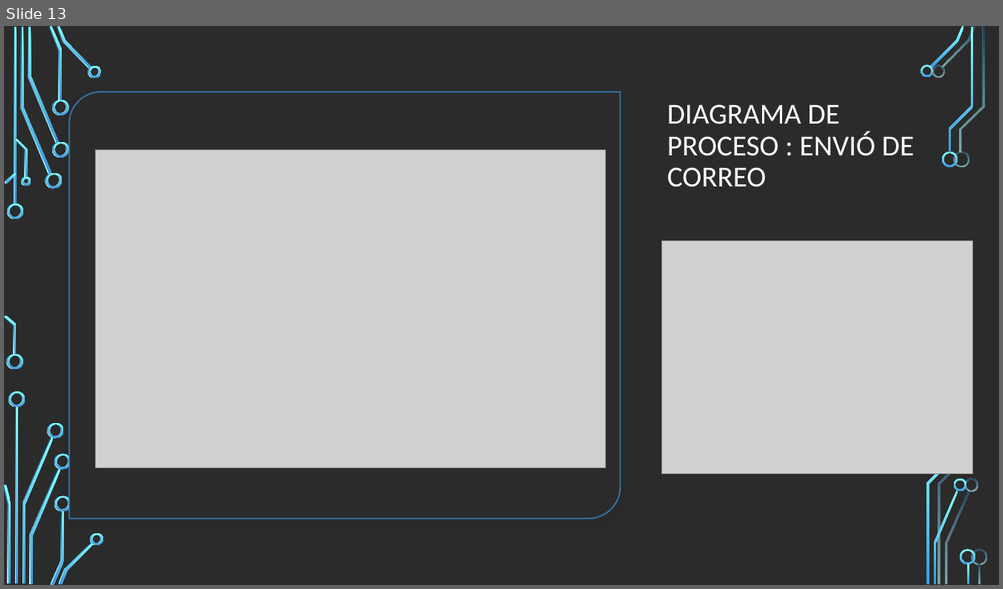
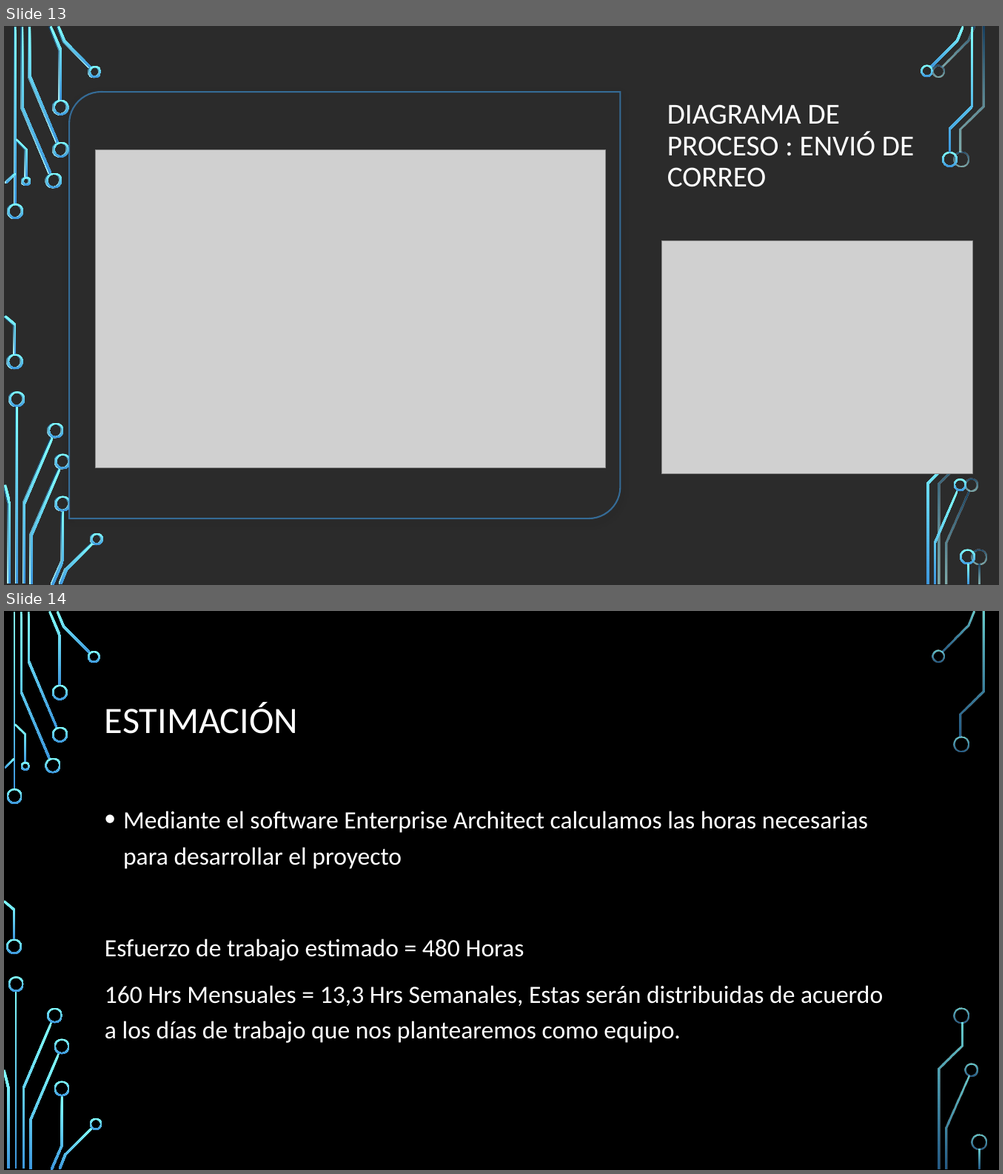
Before and after one commit to Adescafu/INFO264_Proyecto, a slide deck: presentacion.pptx. Shown one above the other, each under a label of ours: slide 13 before the commit, slides 13 and 14 after it. The pictures are 1003x589 and 1003x1174 pixels, drawn with LibreOffice and Linux fonts; fonts in the diff are those of the drawing; grey boxes stand for pictures; background and template pictures are left out; a plain dark background stands for a picture behind light text. Boxes give left, top, right and bottom in pixels: in the first picture for what was removed or moved away, otherwise in the second. Text is boxed around its words. In the diff, an @@ line names an element or a change of style, - is before the commit and + after.

Commit message:
actualización
modificación A01 informe ER, minutas de reunión , estimación añadida a presentación

```diff
--- a/presentacion.pptx
+++ b/presentacion.pptx
@@ slide 14 added at (4,611,999,1170), background picture (left out) @@
@@ title added at (105,703,298,734), 36 pt, text #FFFFFF @@
+ESTIMACIÓN
@@ text added at (105,811,882,1043), 24 pt, text #FFFFFF @@
+• Mediante el software Enterprise Architect calculamos las horas necesarias para desarrollar el proyecto
+Esfuerzo de trabajo estimado = 480 Horas
+160 Hrs Mensuales = 13,3 Hrs Semanales, Estas serán distribuidas de acuerdo a los días de trabajo que nos plantearemos como equipo.
@@ group added at (4,611,987,1170): 33 freeform shapes, 3 rectangles @@
```
Also in this commit, not shown: 3 other files.
